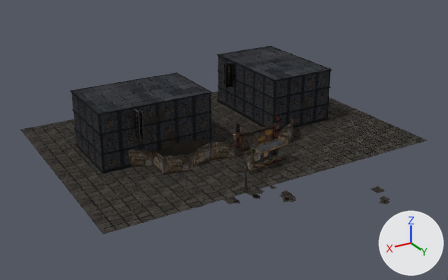
The OBJ model dev/Content/Models/hotel/hotel.obj, before and after one commit.
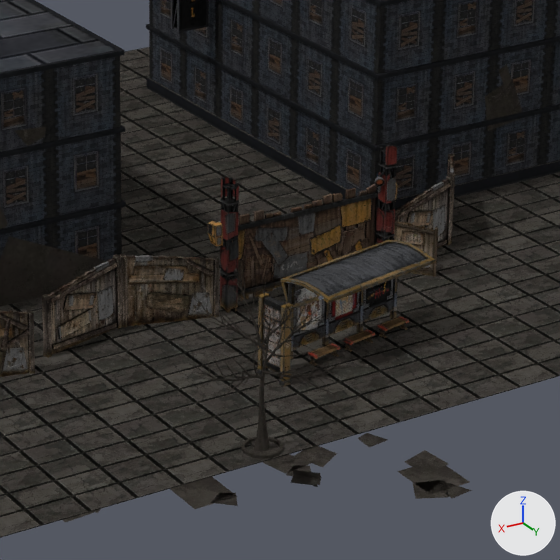
Each version is shown whole from a camera (50 mm lens) standing at (3321.0, 3860.0, 2559.0) and looking at (267.0, -1232.0, 13.0), then close up on the part from 41% to 71% of the width and 29% to 77% of the height. Every picture has the same lights, and +X, +Y and +Z are marked at lower right. Where no turn or scale is listed for an object, it has been applied to the vertices.

Before the edit, the objects in view are built like this:
```python
me_hotel = bpy.data.meshes.new('hotel')
me_hotel.from_pydata(...)  # 10720 vertices, 8530 faces; spans x -1723.0..1955.0, y -2860.0..522.0, z -388.0..526.0
# faces by material slot: [1437, 3685, 400, 874, 1509, 625]
me_hotel.materials.append(mat_wall)
me_hotel.materials.append(mat_gate)
me_hotel.materials.append(mat_defaultmat)
me_hotel.materials.append(mat_03___default__object02)
me_hotel.materials.append(mat_09___default)
me_hotel.materials.append(mat_21___default)
ob_hotel = bpy.data.objects.new('hotel', me_hotel)
ob_hotel.location = (0.0, 0.0, 0.0)
```
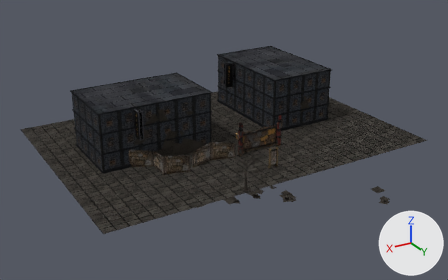
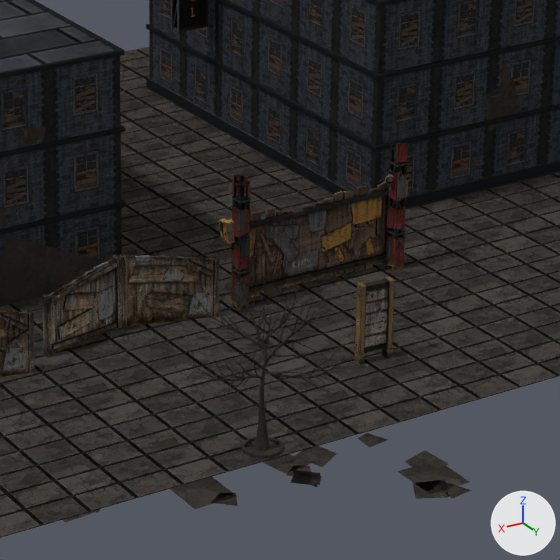
Commit message: refine hotel

What changed in the scene script:
```text
Change me_hotel:
    remove me_hotel.from_pydata(...)  # 10720 vertices, 8530 faces; spans x -1723.0..1955.0, y -2860.0..522.0, z -388.0..526.0
    add me_hotel.from_pydata(...)  # 9778 vertices, 7730 faces; spans x -1723.0..1955.0, y -2860.0..522.0, z -388.0..526.0
    me_hotel part 1: the loose piece of 14 vertices spanning x 161.0..187.0, y -1044.0..-1037.0, z -83.0..146.0 is moved by (-33.0, 0.0, 0.0)
    me_hotel part 2: the loose piece of 14 vertices spanning x 118.0..144.0, y -1044.0..-1037.0, z -84.0..147.0 is moved by (-33.0, 0.0, 0.0)
    me_hotel part 3: the loose piece of 18 vertices spanning x 5.0..34.0, y -1044.0..-1037.0, z -79.0..132.0 is copied, and the copy is moved by (-33.0, 0.0, 0.0); it spans x -28.0..1.0, y -1044.0..-1037.0, z -79.0..132.0
    me_hotel part 4: the loose piece of 22 vertices spanning x -56.0..-31.0, y -1044.0..-1037.0, z -73.0..137.0 is copied, and the copy is moved by (-33.0, 0.0, 0.0); it spans x -90.0..-64.0, y -1044.0..-1037.0, z -73.0..137.0
    me_hotel part 5: the loose piece of 14 vertices spanning x -126.0..-91.0, y -1044.0..-1037.0, z -82.0..145.0 is copied, and the copy is moved by (-33.0, 0.0, 0.0); it spans x -160.0..-124.0, y -1044.0..-1037.0, z -82.0..145.0
    me_hotel part 6: the loose piece of 14 vertices spanning x -222.0..-196.0, y -1044.0..-1037.0, z -77.0..147.0 is moved by (-33.0, 0.0, 0.0)
    me_hotel part 7: the loose piece of 22 vertices spanning x -195.0..-164.0, y -1044.0..-1037.0, z -86.0..134.0 is copied, and the copy is moved by (-33.0, 0.0, 0.0); it spans x -228.0..-197.0, y -1044.0..-1037.0, z -86.0..134.0
    me_hotel part 8: the loose piece of 8 vertices spanning x -224.0..230.0, y -1037.0..-1029.0, z -68.0..-52.0 is moved by (-33.0, 0.0, 0.0)
    me_hotel part 9: the loose piece of 8 vertices spanning x -224.0..230.0, y -1037.0..-1029.0, z 113.0..126.0 is moved by (-33.0, 0.0, 0.0)
    me_hotel part 10: the loose piece of 180 vertices spanning x -222.0..-196.0, y -1021.0..-995.0, z 146.0..200.0 is moved by (-33.0, 0.0, 0.0)
    me_hotel part 11: the loose piece of 34 vertices spanning x -251.0..-221.0, y -1027.0..-992.0, z 211.0..267.0 is moved by (-33.0, 0.0, 0.0)
    me_hotel part 12: the loose piece of 54 vertices spanning x -252.0..-218.0, y -1029.0..-992.0, z 21.0..111.0 is moved by (-33.0, 0.0, 0.0)
    me_hotel part 13: the loose piece of 48 vertices spanning x -252.0..-220.0, y -1027.0..-990.0, z 108.0..189.0 is moved by (-33.0, 0.0, 0.0)
    me_hotel part 14: the loose piece of 40 vertices spanning x -251.0..-220.0, y -1027.0..-991.0, z -84.0..6.0 is moved by (-33.0, 0.0, 0.0)
    me_hotel part 15: the loose piece of 40 vertices spanning x -228.0..-221.0, y -999.0..-993.0, z -87.0..266.0 is moved by (-33.0, 0.0, 0.0)
    me_hotel part 16: the loose piece of 40 vertices spanning x -228.0..-221.0, y -1026.0..-1019.0, z -87.0..252.0 is moved by (-33.0, 0.0, 0.0)
    me_hotel part 17: the loose piece of 40 vertices spanning x -250.0..-244.0, y -999.0..-993.0, z -87.0..261.0 is moved by (-33.0, 0.0, 0.0)
    me_hotel part 18: the loose piece of 16 vertices spanning x -252.0..-220.0, y -1028.0..-991.0, z 203.0..209.0 is moved by (-33.0, 0.0, 0.0)
    me_hotel part 19: the loose piece of 16 vertices spanning x -252.0..-220.0, y -1028.0..-991.0, z 13.0..19.0 is moved by (-33.0, 0.0, 0.0)
    me_hotel part 20: the loose piece of 170 vertices spanning x -211.0..180.0, y -1039.0..-1034.0, z -53.0..115.0 is rebuilt with 170 vertices and now spans x -244.0..147.0, y -1039.0..-1034.0, z -53.0..115.0
    me_hotel part 21: the loose piece of 40 vertices spanning x 223.0..230.0, y -1026.0..-1019.0, z -87.0..261.0 is rebuilt with 40 vertices and now spans x 212.0..219.0, y -1026.0..-1019.0, z -87.0..266.0
    me_hotel part 22: the loose piece of 40 vertices spanning x 223.0..230.0, y -999.0..-992.0, z -87.0..255.0 is rebuilt with 40 vertices and now spans x 212.0..219.0, y -999.0..-992.0, z -87.0..252.0
    me_hotel part 23: 142 loose pieces with 4206 vertices, spanning x -641.0..375.0, y -1271.0..-576.0, z -95.0..267.0, are deleted
    me_hotel part 24: 10 vertices moved within x -31.0..221.0, y -1044.0..-991.0, z -68.0..208.0; 648 vertices removed from x -474.0..273.0, y -1069.0..-567.0, z -87.0..266.0; 3836 vertices added at x -308.0..244.0, y -1048.0..-572.0, z -89.0..267.0
```

Boxes (x1, y1, x2, y2) around the edits, measured in the close-ups (560 x 560 px; the box of a moved part takes in the faces that stretch with it):
part 1 of me_hotel, moved or reshaped
    before: (238, 213, 250, 300)
    after: (249, 211, 261, 298)
part 2 of me_hotel, moved or reshaped
    before: (253, 210, 264, 297)
    after: (265, 207, 275, 294)
part 3 of me_hotel, added
    after: (302, 204, 313, 283)
part 4 of me_hotel, added
    after: (323, 197, 333, 276)
part 5 of me_hotel, added
    after: (343, 191, 354, 273)
part 6 of me_hotel, moved or reshaped
    before: (365, 184, 376, 246)
    after: (375, 181, 387, 264)
part 7 of me_hotel, added
    after: (364, 188, 378, 269)
part 8 of me_hotel, moved or reshaped
    before: (238, 280, 288, 297)
    after: (249, 253, 386, 294)
part 9 of me_hotel, moved or reshaped
    before: (238, 192, 378, 230)
    after: (250, 190, 389, 228)
part 10 of me_hotel, moved or reshaped
    before: (375, 169, 385, 187)
    after: (385, 168, 395, 184)
part 11 of me_hotel, moved or reshaped
    before: (385, 145, 397, 165)
    after: (396, 143, 408, 163)
part 12 of me_hotel, moved or reshaped
    before: (376, 202, 395, 234)
    after: (386, 199, 405, 231)
part 13 of me_hotel, moved or reshaped
    before: (378, 173, 396, 204)
    after: (388, 169, 406, 202)
part 14 of me_hotel, moved or reshaped
    before: (376, 237, 394, 244)
    after: (386, 234, 405, 270)
part 15 of me_hotel, moved or reshaped
    before: (383, 145, 390, 241)
    after: (392, 143, 400, 270)
part 16 of me_hotel, moved or reshaped
    before: (377, 147, 384, 239)
    after: (387, 144, 394, 267)
part 17 of me_hotel, moved or reshaped
    before: (390, 145, 396, 240)
    after: (400, 143, 408, 237)
part 18 of me_hotel, moved or reshaped
    before: (378, 162, 397, 169)
    after: (389, 159, 408, 167)
part 19 of me_hotel, moved or reshaped
    before: (376, 232, 395, 239)
    after: (387, 228, 405, 236)
part 20 of me_hotel, rebuilt
    before: (243, 207, 371, 289)
    after: (254, 204, 382, 286)
part 21 of me_hotel, rebuilt
    before: (229, 177, 233, 279)
    after: (232, 175, 237, 306)
part 22 of me_hotel, rebuilt
    before: (233, 183, 239, 311)
    after: (237, 183, 242, 310)
part 23 of me_hotel, deleted
    before: (208, 154, 455, 387)
part 24 of me_hotel, built on
    before: (220, 177, 449, 312)
    after: (219, 166, 408, 365)
